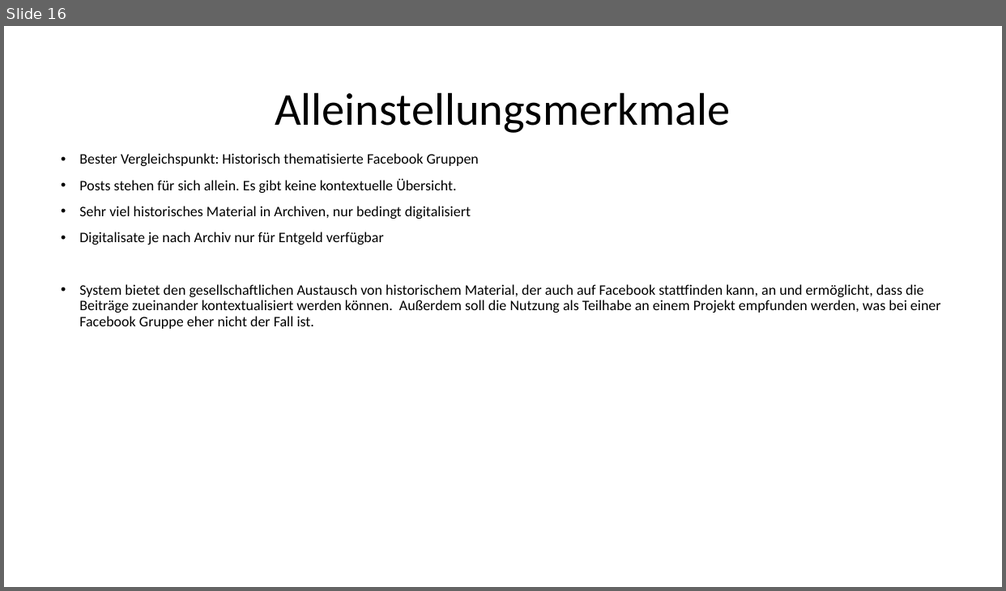
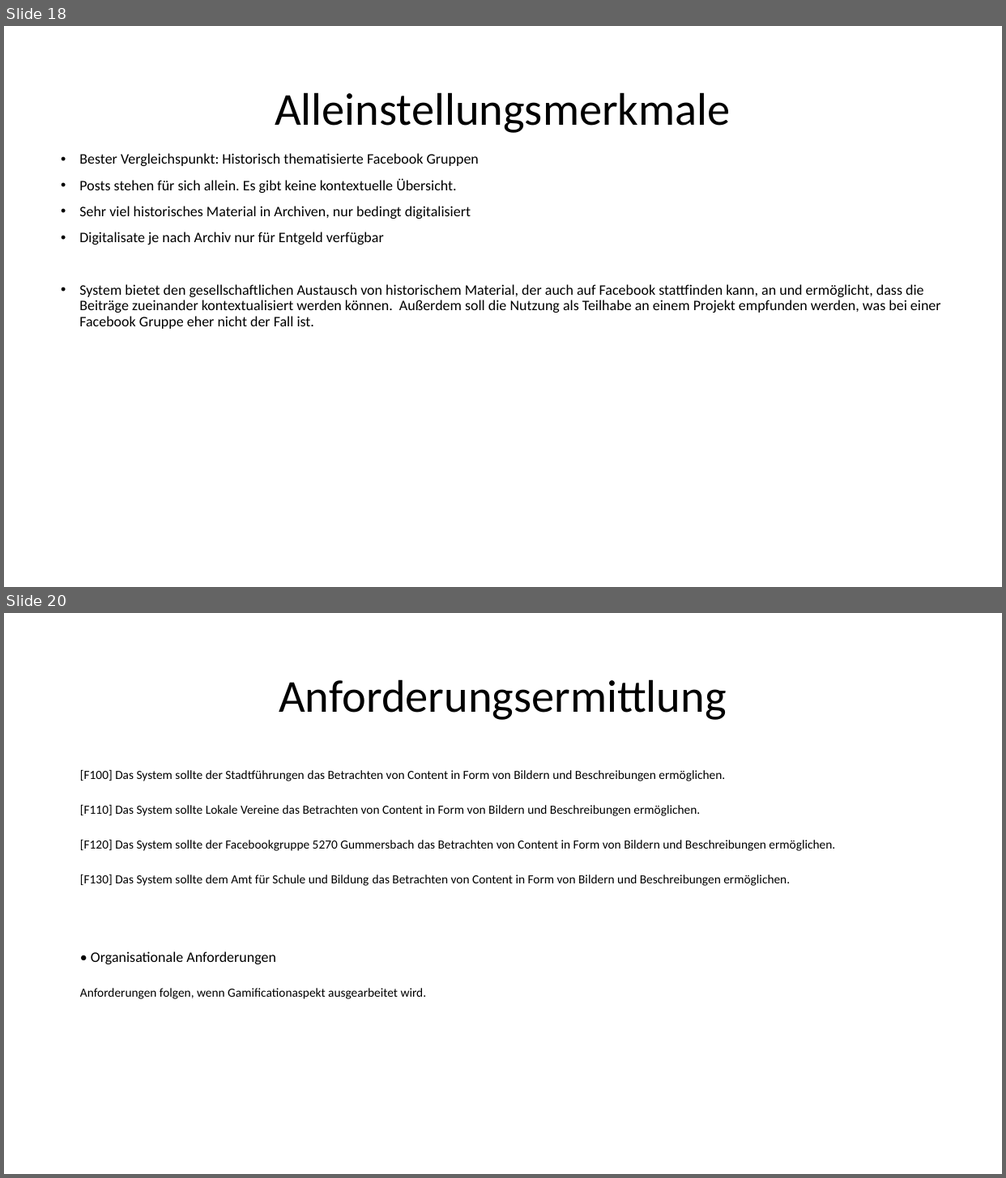
Before and after one commit to sebastiankoch10/EPWS2223HausenKochZimmer, a slide deck: EPWS2223HausenKochZimmer Audit 1.pptx. Shown one above the other, each under a label of ours: slide 16 before the commit, slides 18 and 20 after it; the slides between them are not shown. The pictures are 1006x591 and 1006x1178 pixels, drawn with LibreOffice and Linux fonts; fonts in the diff are those of the drawing. Boxes give left, top, right and bottom in pixels: in the first picture for what was removed or moved away, otherwise in the second. Text is boxed around its words. In the diff, an @@ line names an element or a change of style, - is before the commit and + after.

```diff
--- a/EPWS2223HausenKochZimmer Audit 1.pptx
+++ b/EPWS2223HausenKochZimmer Audit 1.pptx
@@ slide 20 added at (4,613,1002,1174), background #FFFFFF @@
@@ title added at (279,679,726,720), 44 pt, text #000000 @@
+Anforderungsermittlung
@@ text added at (80,770,835,999), 12 pt, text #000000 @@
+[F100] Das System sollte der Stadtführungen das Betrachten von Content in Form von Bildern und Beschreibungen ermöglichen.
+[F110] Das System sollte Lokale Vereine das Betrachten von Content in Form von Bildern und Beschreibungen ermöglichen.
+[F120] Das System sollte der Facebookgruppe 5270 Gummersbach das Betrachten von Content in Form von Bildern und Beschreibungen ermöglichen.
+[F130] Das System sollte dem Amt für Schule und Bildung das Betrachten von Content in Form von Bildern und Beschreibungen ermöglichen.
+• Organisationale Anforderungen
+Anforderungen folgen, wenn Gamificationaspekt ausgearbeitet wird.
@@ what was slide 16 is now slide 18 @@
```
Also in this commit, not shown: 4 other slides added, 1 other file.
